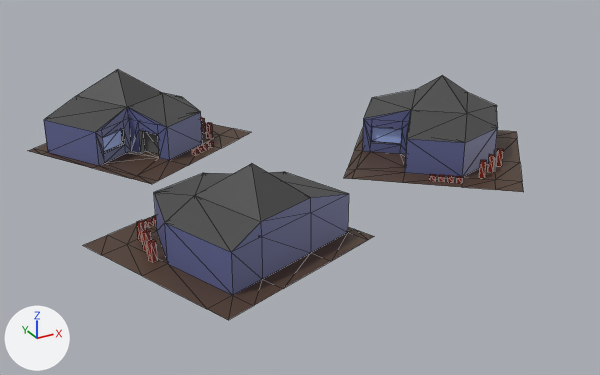
A saved change to the glTF model public/resources/buildings/armory.glb.
Both versions are drawn from a camera (50 mm lens) standing at (-0.074, -0.1613, 0.0756) and looking at (0.0178, 0.0056, -0.0079). The axes (+X, +Y, +Z) are drawn at lower left. The lights are the same throughout. Mesh edges are drawn as thin lines. Where no turn or scale is listed for an object, it has been applied to the vertices. Vertices at the same position are counted once.
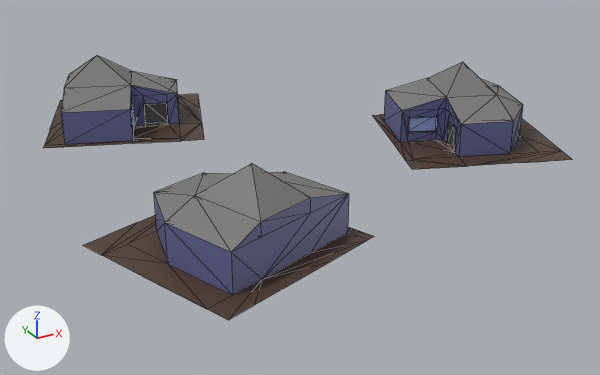
The change, as a diff of the scene's bpy script:
```diff
--- a/public/resources/buildings/armory.glb.py
+++ b/public/resources/buildings/armory.glb.py
@@ mat_roof_001 @@
 mat_roof_001 = principled_material('Roof.001')
-mat_roof_001.base_color = (0.0578, 0.0578, 0.0578)  # black #444444
+mat_roof_001.base_color = (0.19, 0.19, 0.19)  # grey #797979
@@ mat_roof_003 @@
+mat_roof_003 = principled_material('Roof.003')
+mat_roof_003.base_color = (0.19, 0.19, 0.19)  # grey #797979
@@ me_cube_008 @@
 # used by ob_cube_001; location = (-0.0164, -0.0283, 0.001); rotation_euler = (0.0, 0.0, 1.92), in degrees (0, 0, 110); scale = (0.4, 0.4, 0.4)
-me_cube_008.from_pydata(...)  # 123 vertices, 213 faces; spans x -0.05..0.05, y -0.05..0.05, z 0.0..0.0451
+me_cube_008.from_pydata(...)  # 67 vertices, 128 faces; spans x -0.05..0.05, y -0.05..0.05, z 0.0..0.0451
+# me_cube_008 part 1: 7 loose pieces with 56 vertices, spanning x 0.011..0.044, y -0.0015..0.039, z 0.0..0.01, are deleted
+# me_cube_008 part 2
+# 31 faces are deleted
+# 5 new faces join them, mat_walls_001 (blue #616694)
+# 25 new faces join them, mat_ground_001 (brown #503c2f)
 me_cube_008.materials.append(mat_material_001)
@@ me_cube_008 @@
 me_cube_008.materials.append(mat_entrance_001)
-me_cube_008.materials.append(mat_cubes_001)  # brown #811d00
@@ me_cube_009 @@
 # used by ob_cube_002; location = (0.0475, -0.01, 0.001); rotation_euler = (0.0, 0.0, -2.269), in degrees (0, 0, -130); scale = (0.4, 0.4, 0.4)
-me_cube_009.from_pydata(...)  # 123 vertices, 213 faces; spans x -0.05..0.05, y -0.05..0.05, z 0.0..0.0451
-me_cube_009.materials.append(mat_material_002)  # white #e7e7e7
-me_cube_009.materials.append(mat_walls_002)  # blue #616694
-me_cube_009.materials.append(mat_window_002)  # blue #adc2ff
-me_cube_009.materials.append(mat_windowborders_002)  # black #424242
-me_cube_009.materials.append(mat_ground_002)  # brown #503c2f
-me_cube_009.materials.append(mat_entrance_002)  # dark grey #636363
-me_cube_009.materials.append(mat_cubes_002)  # brown #811d00
+me_cube_009.from_pydata(...)  # 67 vertices, 128 faces; spans x -0.05..0.05, y -0.05..0.05, z 0.0..0.0451
+# me_cube_009 part 3: 7 loose pieces with 56 vertices, spanning x 0.011..0.044, y -0.0015..0.039, z 0.0..0.01, are deleted
+# me_cube_009 part 4
+# 31 faces are deleted
+# 5 new faces join them, mat_walls (blue #616694)
+# 25 new faces join them, mat_ground (brown #503c2f)
+# me_cube_009 part 5: 11 faces spanning x -0.0375..0.035, y -0.045..0.035, z 0.0211..0.0451 switch from mat_roof_002 (black #444444) to mat_roof_003 (grey #797979)
+me_cube_009.materials.append(mat_material)  # white #e7e7e7
+me_cube_009.materials.append(mat_walls)  # blue #616694
+me_cube_009.materials.append(mat_window)  # blue #adc2ff
+me_cube_009.materials.append(mat_windowborders)  # black #424242
+me_cube_009.materials.append(mat_ground)  # brown #503c2f
+me_cube_009.materials.append(mat_entrance)  # dark grey #636363
@@ ob_cube @@
-ob_cube = bpy.data.objects.new('Cube', me_cube)
@@ ob_cube_001 @@
 ob_cube_001 = bpy.data.objects.new('Cube.001', me_cube_008)
-ob_cube_001.location = (-0.0164, -0.0283, 0.001)
-ob_cube_001.rotation_euler = (0.0, 0.0, 1.92)  # degrees (0, 0, 110)
+ob_cube_001.location = (0.0618, -0.0037, 0.001)
+ob_cube_001.rotation_euler = (0.0, 0.0, -1.92)  # degrees (0, 0, -110)
 ob_cube_001.scale = (0.4, 0.4, 0.4)
@@ ob_cube_002 @@
 ob_cube_002 = bpy.data.objects.new('Cube.002', me_cube_009)
-ob_cube_002.location = (0.0475, -0.01, 0.001)
-ob_cube_002.rotation_euler = (0.0, 0.0, -2.269)  # degrees (0, 0, -130)
+ob_cube_002.location = (-0.0164, -0.0283, 0.001)
+ob_cube_002.rotation_euler = (0.0, 0.0, 1.92)  # degrees (0, 0, 110)
 ob_cube_002.scale = (0.4, 0.4, 0.4)
@@ ob_cube_003 @@
+ob_cube_003 = bpy.data.objects.new('Cube.003', me_cube_002)  # 67 vertices, 128 faces; spans x -0.0256..0.0256, y -0.0256..0.0256, z 0.0..0.018; in mat_material_002 (white #e7e7e7), mat_roof_004 (grey #797979), mat_walls_002 (blue #616694), mat_window_002 (blue #adc2ff), mat_windowborders_002 (black #424242), mat_ground_002 (brown #503c2f), mat_entrance_002 (dark grey #636363)
+ob_cube_003.location = (-0.0108, 0.052, 0.001)
```

Where the change shows, as pixel boxes (x1, y1, x2, y2) in the pictures (600 x 375 px; the box of a moved part takes in the faces that stretch with it):
'Cube.002', reshaped, moved, turned
    before: (344, 75, 524, 192)
    after: (83, 163, 374, 320)
'Cube.001', recoloured, reshaped, moved, turned
    before: (83, 163, 374, 320)
    after: (373, 62, 572, 169)
'Cube', deleted
    before: (29, 69, 252, 184)
    faces in mat_walls (blue #616694): (44, 107, 203, 166)
    faces in mat_roof (black #444444): (44, 69, 200, 132)
    faces in mat_ground (brown #503c2f): (29, 123, 252, 184)
    faces in mat_entrance (dark grey #636363): (139, 130, 159, 154)
    faces in mat_cubes (brown #811d00): (192, 117, 214, 155)
'Cube.003', added
    after: (44, 56, 204, 148)
    faces in mat_roof_004 (grey #797979): (61, 56, 178, 113)
    faces in mat_walls_002 (blue #616694): (61, 85, 179, 144)
    faces in mat_ground_002 (brown #503c2f): (44, 94, 204, 148)
    faces in mat_entrance_002 (dark grey #636363): (144, 103, 168, 124)
part 1 of me_cube_008, deleted (brown)
    before: (137, 216, 158, 263)
part 2 of me_cube_008, moved or reshaped
    before: (83, 194, 374, 320)
    after: (373, 115, 572, 169)
part 3 of me_cube_009, deleted (brown)
    before: (430, 148, 503, 183)
part 4 of me_cube_009, moved or reshaped
    before: (344, 129, 524, 192)
    after: (83, 194, 374, 320)
part 5 of me_cube_009, recoloured
    before: (363, 75, 498, 143)
    after: (154, 163, 349, 252)
